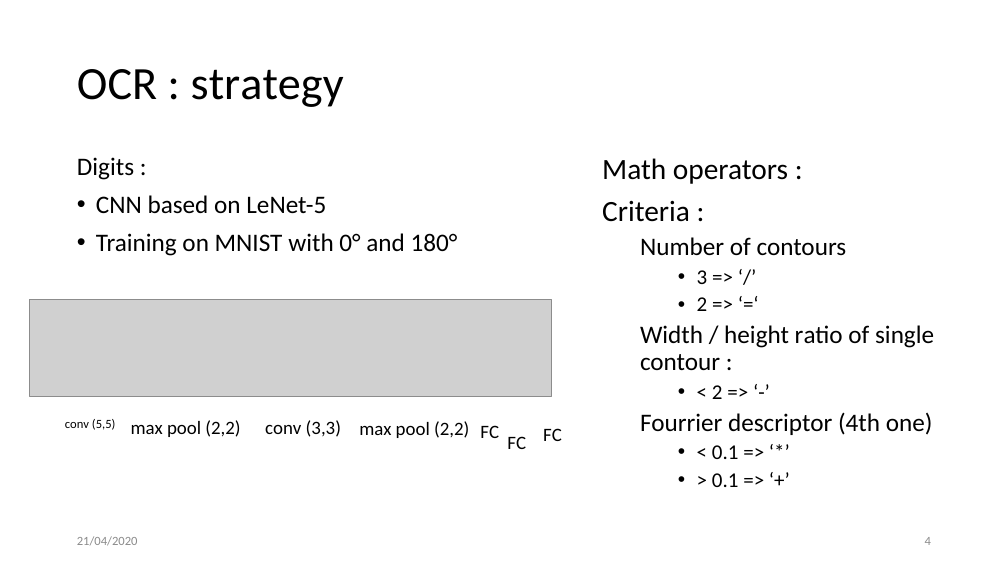
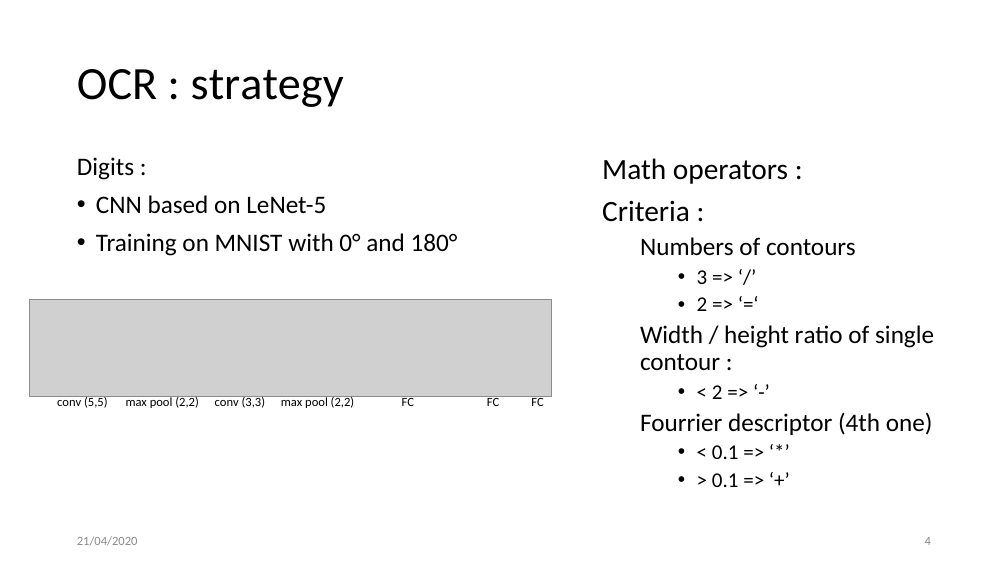
Before and after one commit to JambonSama/image_analysis_and_pattern_recognition_labs, a slide deck: slide 4 of project/presentation.pptx. Drawn at 1008x567 pixels with LibreOffice and Linux fonts; fonts in the diff are those of the drawing; grey boxes stand for pictures; background and template pictures are left out. Boxes give left, top, right and bottom in pixels: in the first picture for what was removed or moved away, otherwise in the second. Text is boxed around its words. In the diff, an @@ line names an element or a change of style, - is before the commit and + after.

```diff
--- a/project/presentation.pptx
+++ b/project/presentation.pptx
@@ text at (640,237,856,256): text changed @@
-  Number of contours
+  Numbers of contours
@@ text "conv (5,5)": place and size @@
-text "conv (5,5)" at (65,419,116,430)
+text "conv (5,5)" at (57,395,108,408)
@@ text "max pool (2,2)": place and size @@
-text "max pool (2,2)" at (131,420,240,437)
+text "max pool (2,2)" at (126,395,199,408)
@@ text "conv (3,3)": place and size @@
-text "conv (3,3)" at (265,420,341,437)
+text "conv (3,3)" at (215,395,266,408)
@@ size 18 to 12 pt in 6 elements at (531,395,544,406), (126,395,199,408), (487,395,500,406), (215,395,266,408), (402,396,415,406), (281,395,355,408) @@
@@ text "max pool (2,2)": place and size @@
-text "max pool (2,2)" at (359,421,469,438)
+text "max pool (2,2)" at (281,395,355,408)
@@ text "FC": place and size @@
-text "FC" at (480,425,499,438)
+text "FC" at (402,396,415,406)
@@ text "FC": place and size @@
-text "FC" at (507,436,526,449)
+text "FC" at (487,395,500,406)
@@ text "FC": place and size @@
-text "FC" at (543,428,562,441)
+text "FC" at (531,395,544,406)
```
Also in this commit, not shown: 1 other slide changed.
